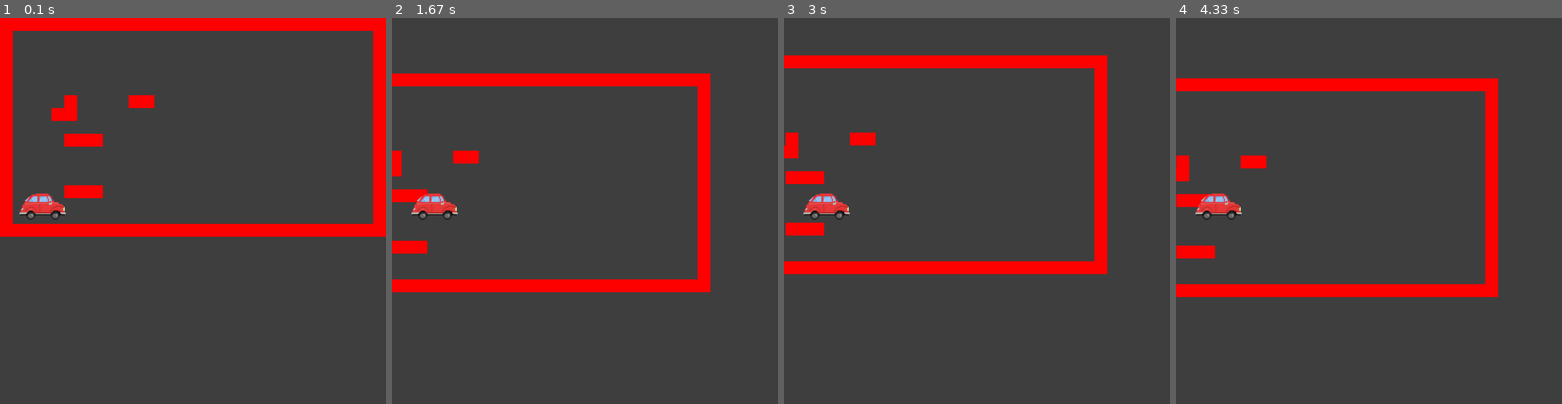
Above: before the commit, frames 1-4 (left to right).
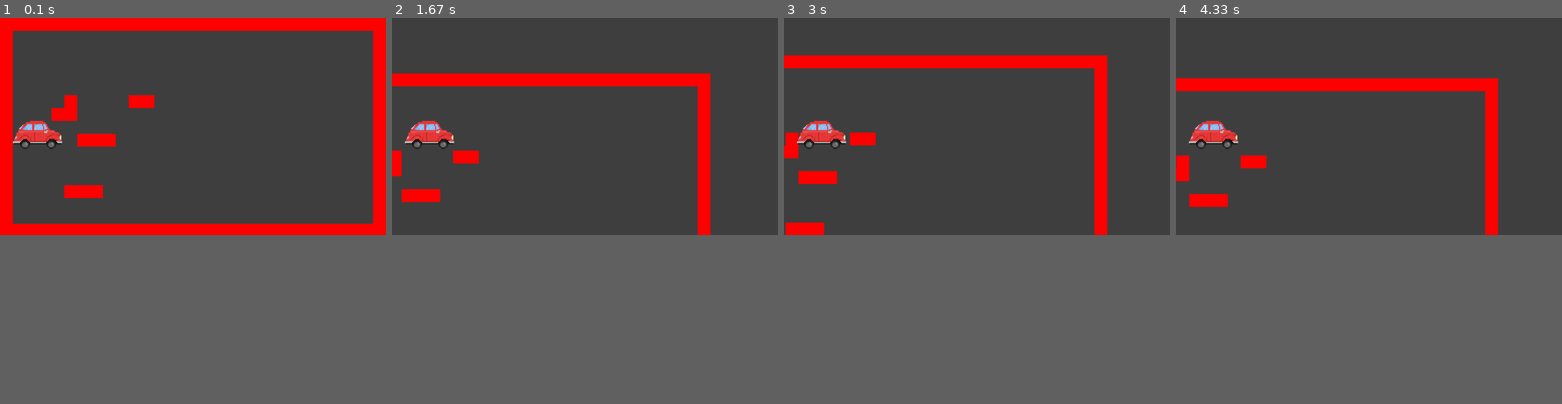
Above: after the commit, the same moments.

Repository: o1chestney/Driving-Home-For-Christmas
Game: pygame game, started from main2.py
Two runs of this game, one before a commit and one after it. Both use one fixed random seed, a clock stepped at 60 frames per second and the inputs below.
Inputs:
- Up to frame 1 (0.1 s): no input
- Up to frame 2 (1.67 s): hold W 0.33-0.8 s; hold Right 0.33-0.8 s; hold Right 0.83-1.3 s; hold W 1.33-1.63 s
- Up to frame 3 (3 s): hold Right 1.67-2.13 s; hold A 2.17-2.7 s; hold Down from 2.73 s (still down)
- Up to frame 4 (4.33 s): release Down at 3.03 s; hold A 3.07-3.47 s; hold Up 3.5-3.87 s; hold D from 3.9 s (still down)
In our replay, the window is 900x900 before the commit and 900x506 after it. These sizes can differ from the game's own. Grey fills any space a smaller window leaves; there, only what the larger window draws over its background counts as a difference.

The runs differ from the first frame. In frame 1, 1.9% of the frame differs, in the area x 0-100%, y 26-57%; in frame 2, 4.9%; in frame 3, 4.6%; in frame 4, 4.9%, in the area x 0-84%, y 26-73%.

Commit message:
Commenting

Diff:
--- a/config.py
+++ b/config.py
@@ -1,10 +1,17 @@
-WIN_WIDTH, WIN_HEIGHT = 1920, 1080
+# This is the config file! So, for variables that will likely need changing,
+# and will be called a lot, it's just easier to make a config file where you
+# can change all occurences with one line.
 
-TILESIZE = 64
+WIN_WIDTH, WIN_HEIGHT = 0, 0 # Like with the window size, I've made use of the
+# "fullscreen" function in the main2.py file, but if you wanted a set window size,
+# then having it in config allows you to change it without having to dig through
+# all the code.
 
-FPS = 60
+TILESIZE = 64 # The tilesize
 
-ROAD_COLOUR = (64, 64, 64)
+FPS = 60 # The frames per second
+
+ROAD_COLOUR = (64, 64, 64) # The background colour (temporary)
 
 WAIT_TIME = 20
 ANIMATION_CD = 35
@@ -21,10 +28,10 @@
     [1,0,0,0,0,0,0,0,0,0,0,0,0,0,0,0,0,0,0,0,0,0,0,0,0,0,0,0,0,1],
     [1,0,0,0,0,1,0,0,0,0,1,1,0,0,0,0,0,0,0,0,0,0,0,0,0,0,0,0,0,1],
     [1,0,0,0,1,1,0,0,0,0,0,0,0,0,0,0,0,0,0,0,0,0,0,0,0,0,0,0,0,1],
+    [1,2,0,0,0,0,0,0,0,0,0,0,0,0,0,0,0,0,0,0,0,0,0,0,0,0,0,0,0,1],
+    [1,0,0,0,0,0,1,1,1,0,0,0,0,0,0,0,0,0,0,0,0,0,0,0,0,0,0,0,0,1],
     [1,0,0,0,0,0,0,0,0,0,0,0,0,0,0,0,0,0,0,0,0,0,0,0,0,0,0,0,0,1],
-    [1,0,0,0,0,1,1,1,0,0,0,0,0,0,0,0,0,0,0,0,0,0,0,0,0,0,0,0,0,1],
     [1,0,0,0,0,0,0,0,0,0,0,0,0,0,0,0,0,0,0,0,0,0,0,0,0,0,0,0,0,1],
-    [1,2,0,0,0,0,0,0,0,0,0,0,0,0,0,0,0,0,0,0,0,0,0,0,0,0,0,0,0,1],
     [1,0,0,0,0,0,0,0,0,0,0,0,0,0,0,0,0,0,0,0,0,0,0,0,0,0,0,0,0,1],
     [1,0,0,0,0,1,1,1,0,0,0,0,0,0,0,0,0,0,0,0,0,0,0,0,0,0,0,0,0,1],
     [1,0,0,0,0,0,0,0,0,0,0,0,0,0,0,0,0,0,0,0,0,0,0,0,0,0,0,0,0,1],
--- a/main2.py
+++ b/main2.py
@@ -11,7 +11,7 @@
         self.running = True
 
         self.screen = pygame.display.set_mode((WIN_WIDTH, # Setting the screen size
-                                              WIN_WIDTH)) # to fit the user's screen
+                                              WIN_WIDTH), pygame.FULLSCREEN) # to fit the user's screen
         self.clock=pygame.time.Clock() # For FPS and timers
 
         self.asset_loader = Asset_Loader(self) # For rendering assets
@@ -21,6 +21,7 @@
         self.screen.fill(ROAD_COLOUR) # Temporary background which is a single colour
 
         self.all_sprites.draw(self.screen) # Drawing sprites to the screen (car, obstacles)
+
         self.clock.tick(FPS) # Setting the FPS
         pygame.display.update() # Refreshing the screen
 
@@ -28,9 +29,9 @@
         for i, row in enumerate(tilemap):
             for j, column in enumerate(row):
                 if column==1: # If "1" in tilemap
-                    Block(self, j, i) # Draw obstacle
+                    Block(self, j , i ) # Draw obstacle
                 if column == 2: # If "2" in tilemap
-                    Player(self, j, i) # Draw player
+                    Player(self, j , i ) # Draw player
 
     def main_menu(self): # For the menu
         pass
--- a/sprites.py
+++ b/sprites.py
@@ -2,73 +2,74 @@
 
 from config import *
 
-class Player(pygame.sprite.Sprite):
-    def __init__(self, game, x, y):
-        self.game=game
-        self._layer=PLAYER_LAYER
-        self.groups=self.game.all_sprites
-        pygame.sprite.Sprite.__init__(self, self.groups)
+class Player(pygame.sprite.Sprite):# Creating the player class
+    def __init__(self, game, x, y):# And initialising it
+        self.game=game                                  # Allows you to use variables from the game class
+        self._layer=PLAYER_LAYER                        # Setting the layer of the player
+        self.groups=self.game.all_sprites               # Adding the player to the "all_sprites" group
+        pygame.sprite.Sprite.__init__(self, self.groups)# Initialises the sprite
 
-        self.x = x*TILESIZE
-        self.y = y*TILESIZE
-        self.width = TILESIZE
-        self.height = TILESIZE
+        self.x = x * TILESIZE # Setting the x coordinate of the player
+        self.y = y * TILESIZE # Setting the y coordinate of the player
+        self.width = 49 * 5   # Setting the width of the player
+        self.height = 28 * 5  # Setting the height of the player
 
-        self.x_change = 0
+        self.x_change = 0     # Setting the value for movement to 0 as default
+        self.y_change = 0     # Setting the value for movement to 0 as default
+
+        self.image = self.game.asset_loader.player_image                           # Loading the player's image
+        self.image = pygame.transform.scale(self.image, (self.width, self.height)) # Setting the size of the image
+
+        self.rect=self.image.get_rect() # Getting the rect for the player - for collision (basically an invisible box)
+        self.rect.x=self.x                  # Getting the x coordinate for the rect
+        self.rect.y=self.y                  # Getting the y coordinate for the rect
+
+    def update(self): # Updating the player
+        self.movement() # Calling the movement function
+
+        self.rect.x+=self.x_change # Moving the player's x coordinate
+        self.rect.y+=self.y_change # Moving the player's y coordinate
+
+        self.x_change = 0 # Resetting the movement value to 0
         self.y_change = 0
 
-        self.image = self.game.asset_loader.player_image
-
-        self.rect=self.image.get_rect()
-        self.rect.x=self.x
-        self.rect.y=self.y
-
-    def update(self):
-        self.movement()
-
-        self.rect.x+=self.x_change
-        self.rect.y+=self.y_change
-
-        self.x_change = 0
-        self.y_change = 0
-
-    def movement(self):
+    def movement(self): # Moving the player
         keys=pygame.key.get_pressed()
-        if keys[pygame.K_LEFT] or keys[pygame.K_a]:
-            for sprite in self.game.all_sprites:
-                sprite.rect.x += PLAYER_SPEED
+        if keys[pygame.K_LEFT] or keys[pygame.K_a]: # If the left arrow key or the A key is pressed
+            for sprite in self.game.all_sprites:    # move all the sprites
+                sprite.rect.x += PLAYER_SPEED       # to the right, to give the illusion of moving
             self.x_change-= PLAYER_SPEED
-        if keys[pygame.K_RIGHT] or keys[pygame.K_d]:
-            for sprite in self.game.all_sprites:
-                sprite.rect.x -= PLAYER_SPEED
+        if keys[pygame.K_RIGHT] or keys[pygame.K_d]: # If the right arrow key or the D key is pressed
+            for sprite in self.game.all_sprites:     # move all the sprites
+                sprite.rect.x -= PLAYER_SPEED        # to the left to give the illusion of moving
             self.x_change += PLAYER_SPEED
-        if keys[pygame.K_UP] or keys[pygame.K_w]:
-            for sprite in self.game.all_sprites:
-                sprite.rect.y += PLAYER_SPEED
+        if keys[pygame.K_UP] or keys[pygame.K_w]: # If the up arrow key or the W key is pressed
+            for sprite in self.game.all_sprites:  # move all the sprites
+                sprite.rect.y += PLAYER_SPEED     # down to give the illusion of moving
             self.y_change-=PLAYER_SPEED
-        if keys[pygame.K_DOWN] or keys[pygame.K_s]:
-            for sprite in self.game.all_sprites:
-                sprite.rect.y -= PLAYER_SPEED
+        if keys[pygame.K_DOWN] or keys[pygame.K_s]: # If the up arrow key or the W key is pressed
+            for sprite in self.game.all_sprites:    # move all the sprites
+                sprite.rect.y -= PLAYER_SPEED       # up to give the illusion of moving
             self.y_change += PLAYER_SPEED
 
-class Block(pygame.sprite.Sprite):
-    def __init__(self, game, x, y):
-        self.game = game
-        self._layer = BLOCK_LAYER
-        self.groups = self.game.all_sprites
-        pygame.sprite.Sprite.__init__(self, self.groups)
+class Block(pygame.sprite.Sprite): # Creating the block class
+    def __init__(self, game, x, y): # Initialising it
+        self.game = game # Calling
+        self._layer = BLOCK_LAYER # Setting the layer for the block objects
+        self.groups = self.game.all_sprites # Adding them to "all_sprites" group
+        pygame.sprite.Sprite.__init__(self, self.groups) # Initialises the sprite
 
-        self.x=x*TILESIZE
-        self.y=y*TILESIZE
-        self.width=TILESIZE
-        self.height=TILESIZE
+        self.x=x*TILESIZE    # Setting the x coordinate of the block
+        self.y=y*TILESIZE    # Setting the y coordinate of the block
+        self.width=TILESIZE  # Setting the width of the block
+        self.height=TILESIZE # Setting the height of the block
 
-        self.image = pygame.Surface([self.width, self.height])
-        self.image.fill("red")
+        self.image = pygame.Surface([self.width, self.height]) # Creating a temporary square
+        self.image.fill("red")  # Filling it with red
 
-        self.rect=self.image.get_rect()
-        self.rect.x=self.x
-        self.rect.y=self.y
+        self.rect=self.image.get_rect() # Creating a rect for collision
+        self.rect.x=self.x # Setting the rect x coordinate
+        self.rect.y=self.y # Setting the rect y coordinate
 
 # class CameraGroup(pygame.sprite.Group):
 #     def __init__(self):
Binary file changed: Assets/Car/Car-Right.png
